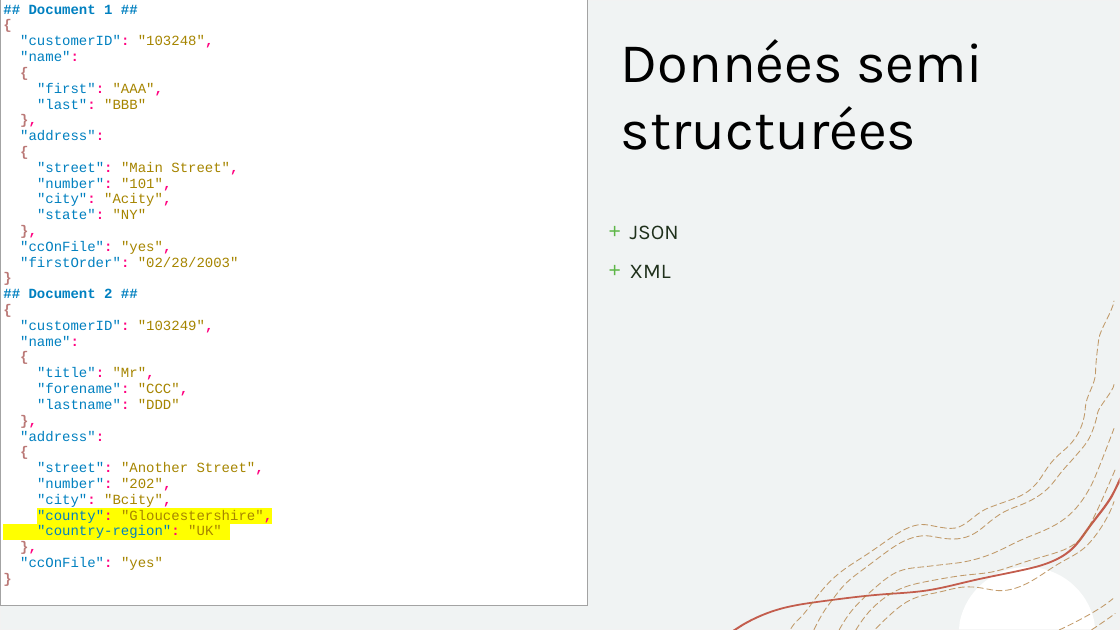
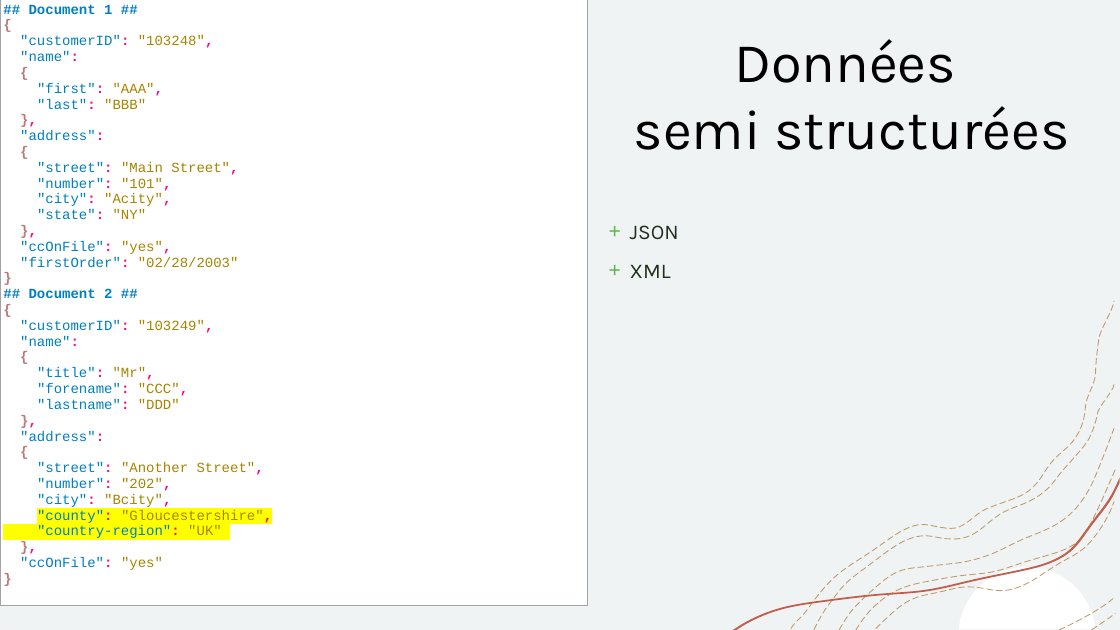
Before and after one commit to AnthonyRyck/Meetup, a slide deck: slide 5 of MeetupGraphDatabase/PresentationPPT/Meetup-Graph.pptx. Drawn at 1120x630 pixels with LibreOffice and Linux fonts; fonts in the diff are those of the drawing. Boxes give left, top, right and bottom in pixels: in the first picture for what was removed or moved away, otherwise in the second. Text is boxed around its words. In the diff, an @@ line names an element or a change of style, - is before the commit and + after.

```diff
--- a/MeetupGraphDatabase/PresentationPPT/Meetup-Graph.pptx
+++ b/MeetupGraphDatabase/PresentationPPT/Meetup-Graph.pptx
@@ text "Données semi structurées" at bbox=[634, 39, 1069, 150]: alignment left to centre @@
```
Also in this commit, not shown: 2 other slides changed, 2 slides added.
